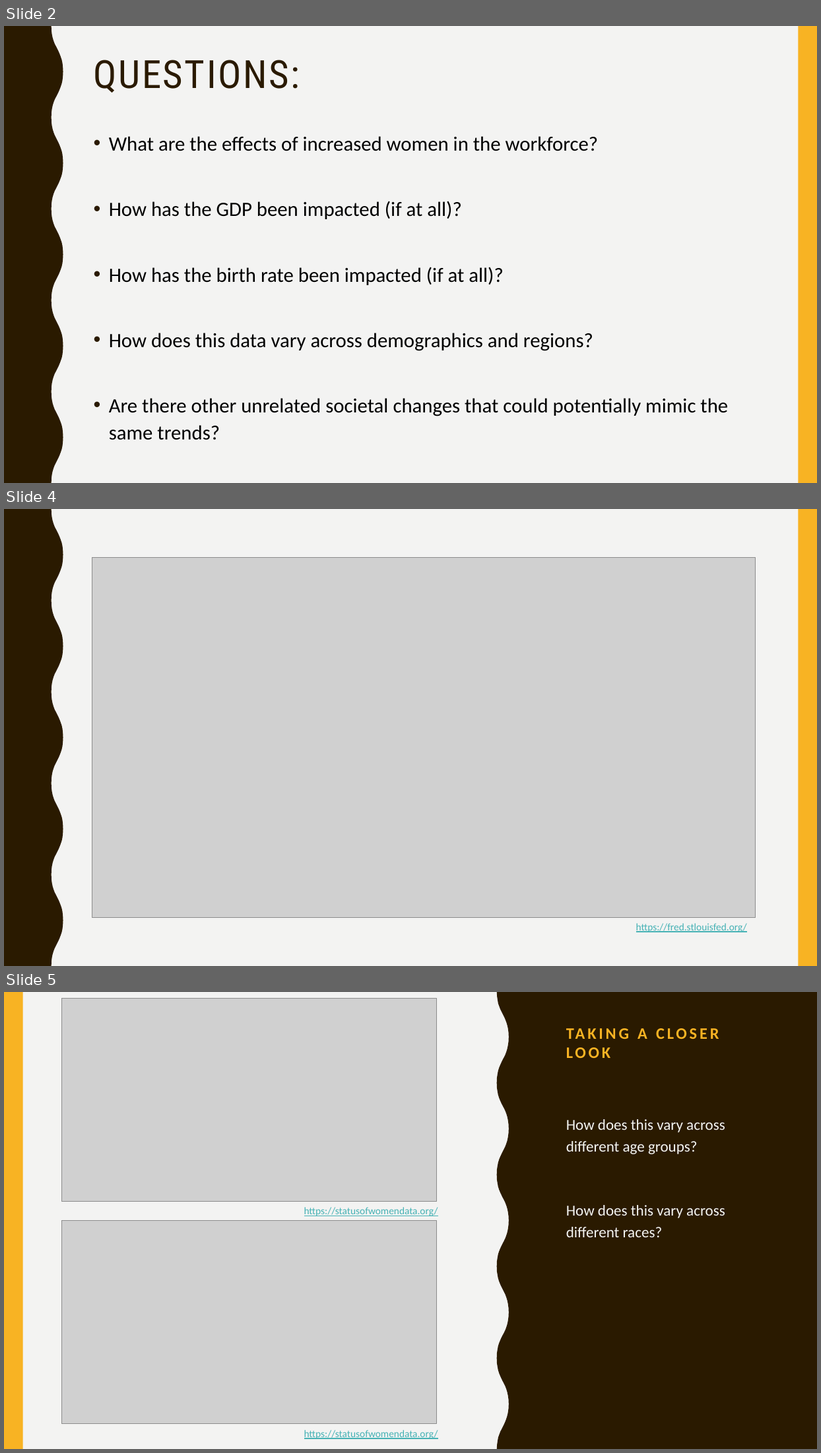
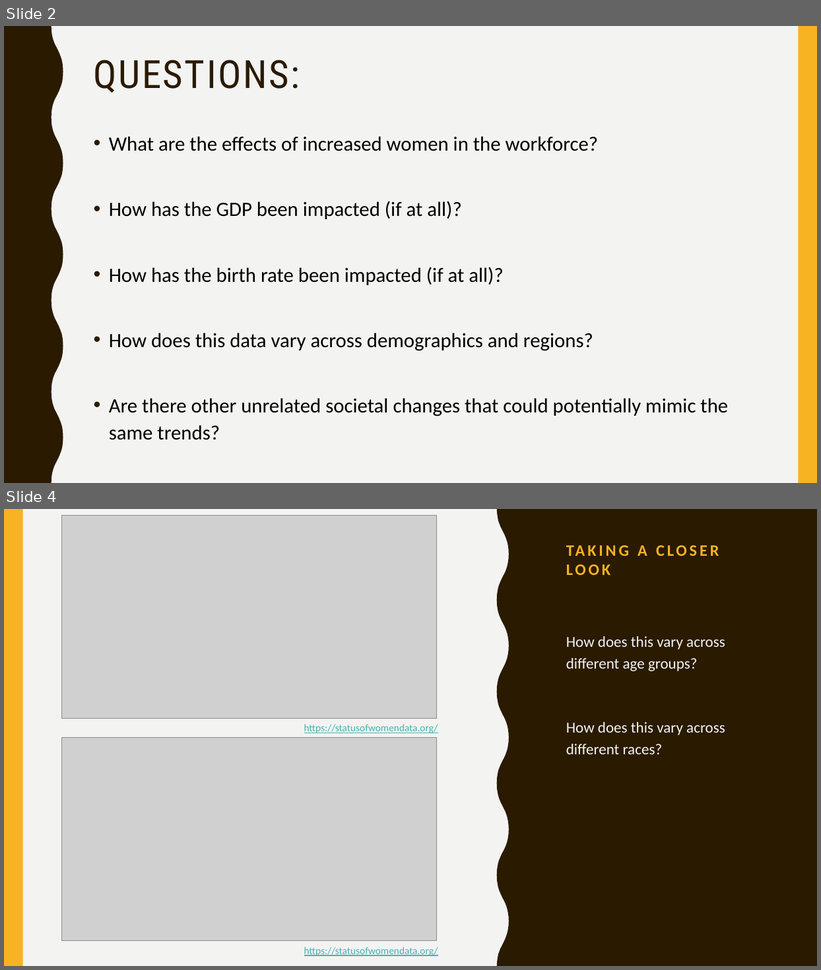
Before and after one commit to kathleeng77/Open-Source-Project-1, a slide deck: presentation/women-in-workforce.pptx. Shown one above the other, each under a label of ours: slides 2, 4 and 5 before the commit, slides 2 and 4 after it; the slides between them are not shown. The pictures are 821x1453 and 821x970 pixels, drawn with LibreOffice and Linux fonts; fonts in the diff are those of the drawing; grey boxes stand for pictures. Boxes give left, top, right and bottom in pixels: in the first picture for what was removed or moved away, otherwise in the second. Text is boxed around its words. In the diff, an @@ line names an element or a change of style, - is before the commit and + after.

```diff
--- a/presentation/women-in-workforce.pptx
+++ b/presentation/women-in-workforce.pptx
@@ slide 4 removed at bbox=[4, 509, 817, 966], background #F3F3F2; not listed: 2 template elements that a slide beside it also shows @@
@@ picture removed at bbox=[92, 558, 756, 918] @@
@@ text removed at bbox=[636, 923, 747, 933] @@
-https://fred.stlouisfed.org/
@@ what was slide 5 is now slide 4 @@
```
Also in this commit, not shown: 1 slide changed.
